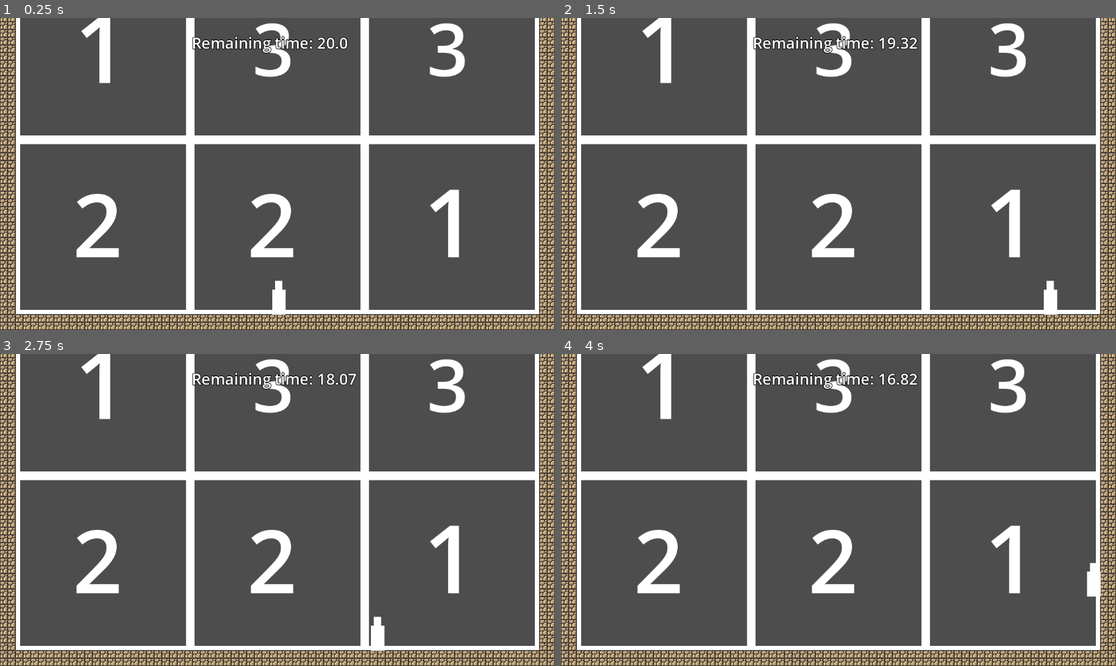
Above: before the commit, frames 1-4 (two rows, left to right).
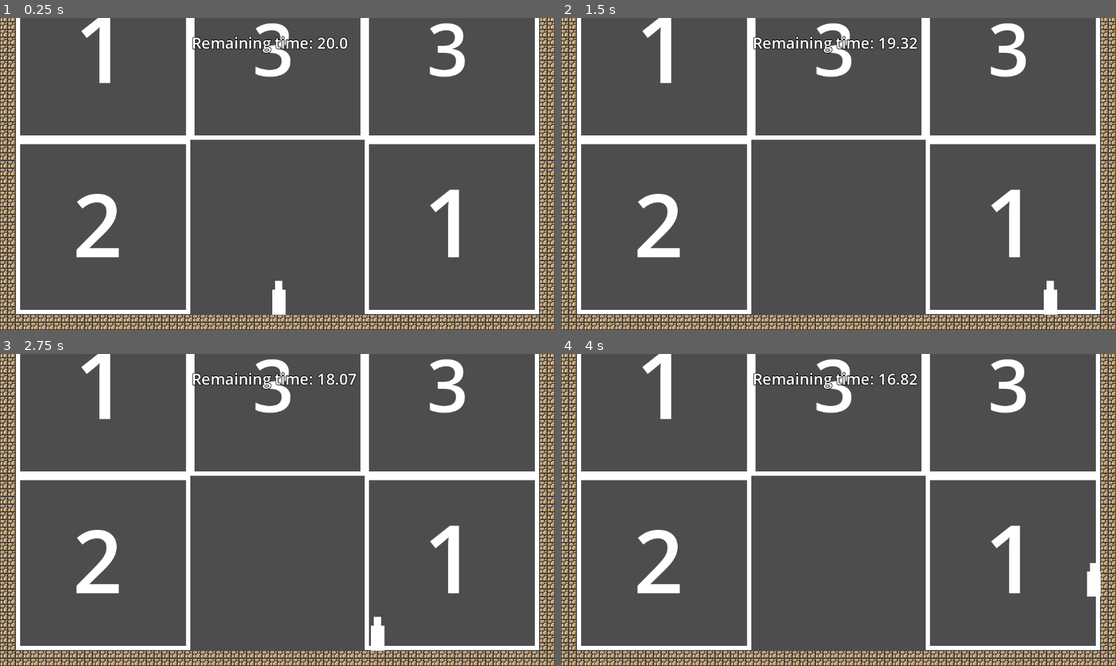
Above: after the commit, the same moments.

Repository: Maurcy/YOG-cursed-ascent
Game: Godot game, scene res://scenes/game.tscn
Two runs of this game, one before a commit and one after it. Both use one fixed random seed, a clock stepped at 60 frames per second and the inputs below.
Inputs:
- Up to frame 1 (0.25 s): no input
- Up to frame 2 (1.5 s): tap Enter at 0.5 s; hold D (moveRight) from 0.53 s (still down); tap W (jump) at 0.77 s
- Up to frame 3 (2.75 s): tap W (jump) at 1.52 s; release D (moveRight) at 2.03 s; hold A (moveLeft) from 2.03 s (still down)
- Up to frame 4 (4 s): release A (moveLeft) at 2.78 s; hold D (moveRight) from 2.78 s (still down); tap W (jump) at 3.02, 3.77 s

The runs differ from the first frame. In frame 1, 2.4% of the frame differs, in the area x 34-66%, y 38-95%; in frame 2, 2.4%; in frame 3, 2.4%; in frame 4, 2.4%.

Commit message:
height no longer hard coded in level generator, spawn room now works

Diff:
--- a/cursed-ascent/scripts/game_manager.gd
+++ b/cursed-ascent/scripts/game_manager.gd
@@ -17,7 +17,7 @@
 	remainingLevelTime = levelTime
 
 	preload_rooms()
-	var level_layout = LevelGenerator.generate_level()
+	var level_layout = LevelGenerator.generate_level(6)
 	generate_level(level_layout);
 
 # Called every frame. 'delta' is the e6lapsed time since the previous frame.
--- a/cursed-ascent/scripts/level_generator.gd
+++ b/cursed-ascent/scripts/level_generator.gd
@@ -9,28 +9,41 @@
 const dangerous_room = 3
 const treasure_room = 4
 
-static func generate_level():
+static func generate_level(height: int):
 	var grid := []
-	var height = 6;
 
-	var rooms = [normal_room, hard_room, dangerous_room]
+	var rooms = [spawn_room, normal_room, hard_room, dangerous_room]
 
 	for y in range(height):
 		grid.append([null, null, null])
 
 		# if the y == 0, then  it won't spawn dangerous rooms
-		var max = 2
+		var max_room = 3
 		if y == 0:
-			max = 1
+			max_room = 2
 
 		for x in range(3):
-			var room = randi_range(0, max)
+			var room = randi_range(1, max_room)
+			# checks for spawn room coordinates
+
+			if y == 0 and x == 1 :
+				room = 0
 			grid[y][x] = rooms[room]
+
 
 		# checks if there aren't any normal rooms in row
 		# needs to be expanded so it doesnt overwrite spawn room
 		if normal_room not in grid[y]:
 			var x = randi_range(0, 2)
+
+			# check to prevent the spawn room from being overwritten
+			if y == 0 and x == 1:
+				var overwrites_left = randi_range(0, 1)
+				if overwrites_left == 1:
+					x = 0;
+				else:
+					x = 2;
+
 			grid[y][x] = normal_room
 
 	# treasure check still needs to be implemented
